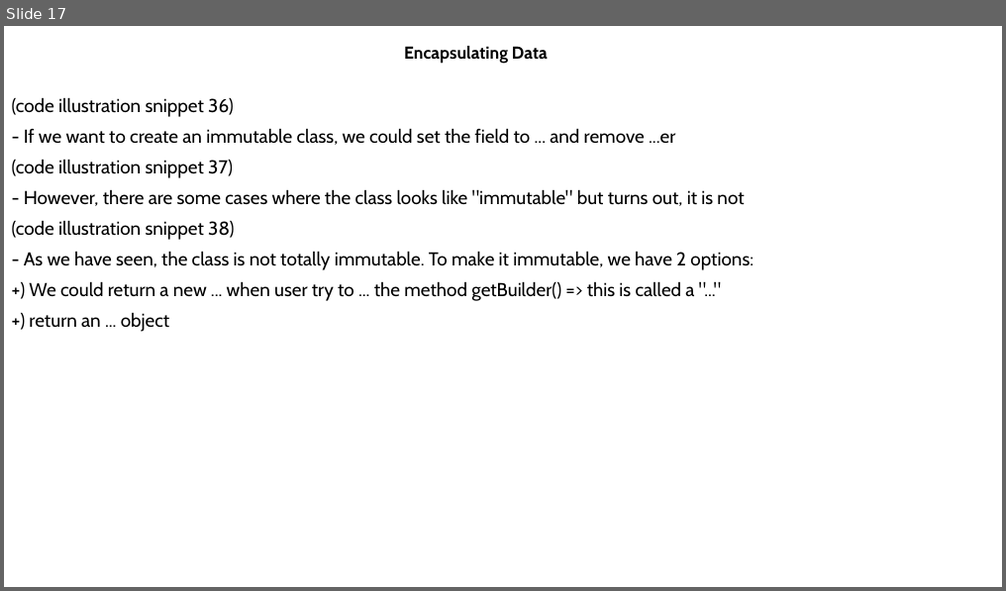
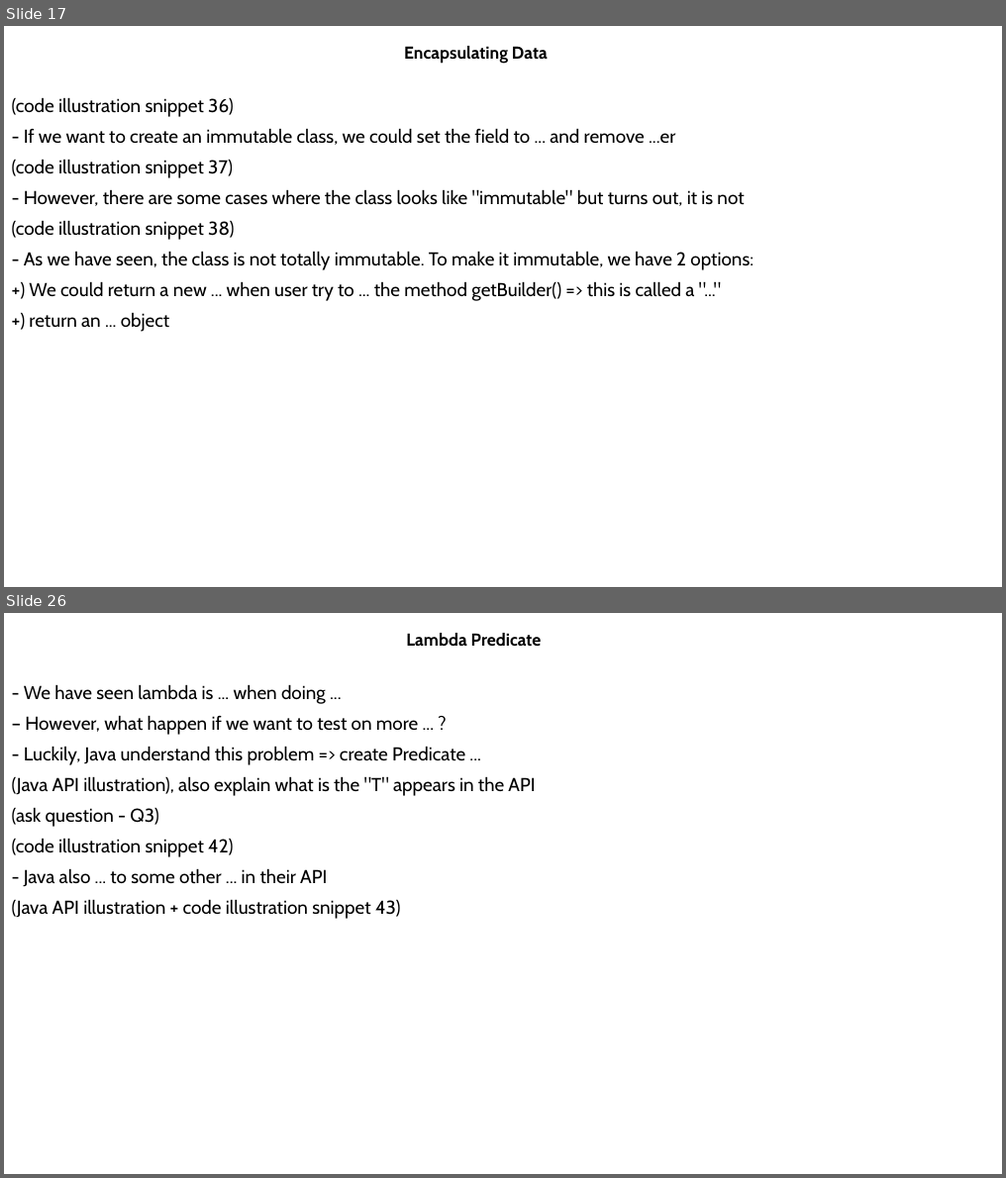
Before and after one commit to MaiDinhVinh/CS-Java, a slide deck: self-study resources/J8SE1/Chapter 4 - Methods and Encapsulation.pptx. Shown one above the other, each under a label of ours: slide 17 before the commit, slides 17 and 26 after it; the slides between them are not shown. The pictures are 1006x591 and 1006x1178 pixels, drawn with LibreOffice and Linux fonts; fonts in the diff are those of the drawing. Boxes give left, top, right and bottom in pixels: in the first picture for what was removed or moved away, otherwise in the second. Text is boxed around its words. In the diff, an @@ line names an element or a change of style, - is before the commit and + after.

```diff
--- a/self-study resources/J8SE1/Chapter 4 - Methods and Encapsulation.pptx
+++ b/self-study resources/J8SE1/Chapter 4 - Methods and Encapsulation.pptx
@@ slide 26 added at <box>4,613,1002,1174</box>, background #FFFFFF @@
@@ subtitle added at <box>406,633,542,647</box>, 16.6 pt, text #000000, bold @@
+Lambda Predicate
@@ text added at <box>12,684,535,919</box>, 18 pt, text #000000 @@
+- We have seen lambda is ... when doing ...
+– However, what happen if we want to test on more ... ?
+- Luckily, Java understand this problem => create Predicate ...
+(Java API illustration), also explain what is the "T" appears in the API
+(ask question - Q3)
+(code illustration snippet 42)
+- Java also ... to some other ... in their API
+(Java API illustration + code illustration snippet 43)
```
Also in this commit, not shown: 1 slide changed, 9 other slides added.
